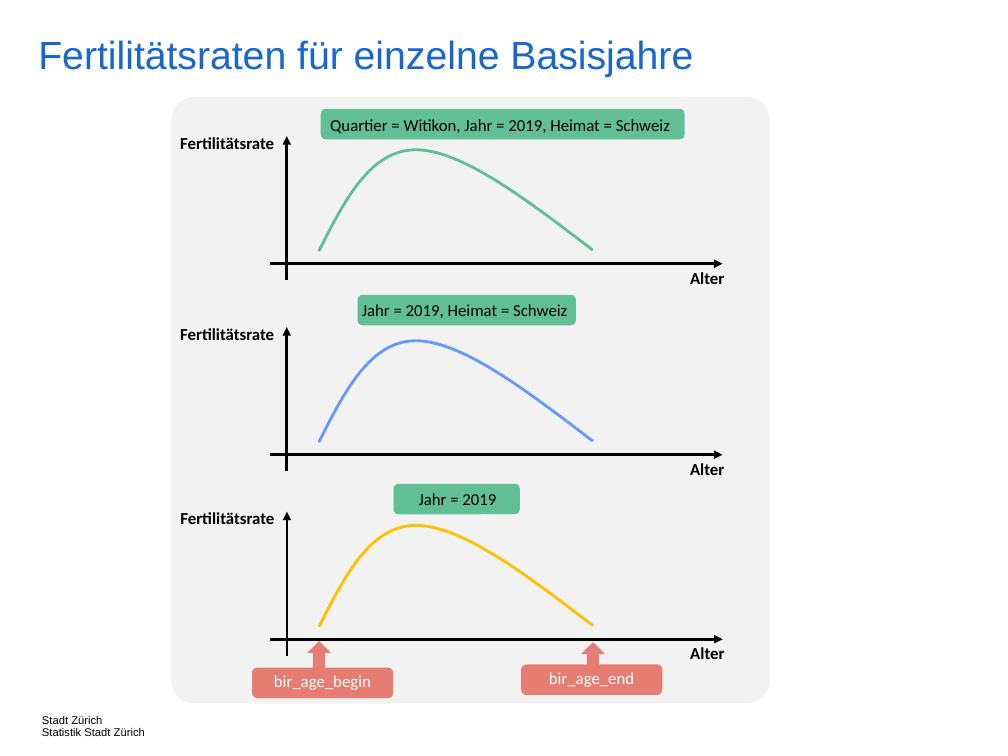
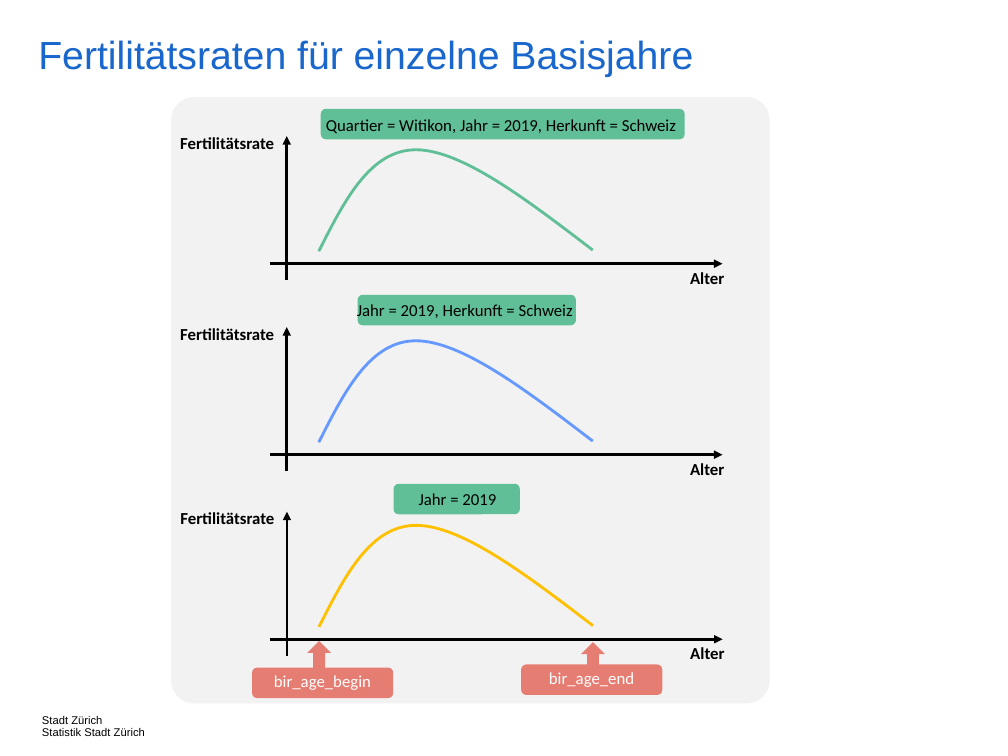
Before and after one commit to StatistikStadtZuerich/BevSzen, a slide deck: slide 3 of 2020phase2/5_Documentation/Concepts.pptx. Drawn at 1008x756 pixels with LibreOffice and Linux fonts; fonts in the diff are those of the drawing. Boxes give left, top, right and bottom in pixels: in the first picture for what was removed or moved away, otherwise in the second. Text is boxed around its words. In the diff, an @@ line names an element or a change of style, - is before the commit and + after.

```diff
--- a/2020phase2/5_Documentation/Concepts.pptx
+++ b/2020phase2/5_Documentation/Concepts.pptx
@@ text at [326, 119, 676, 134]: text changed @@
-Quartier = Witikon, Jahr = 2019, Heimat = Schweiz
+Quartier = Witikon, Jahr = 2019, Herkunft = Schweiz
@@ text at [357, 303, 573, 321]: text changed @@
-Jahr = 2019, Heimat = Schweiz
+Jahr = 2019, Herkunft = Schweiz
```
Also in this commit, not shown: 3 other slides changed, 2 other files.
